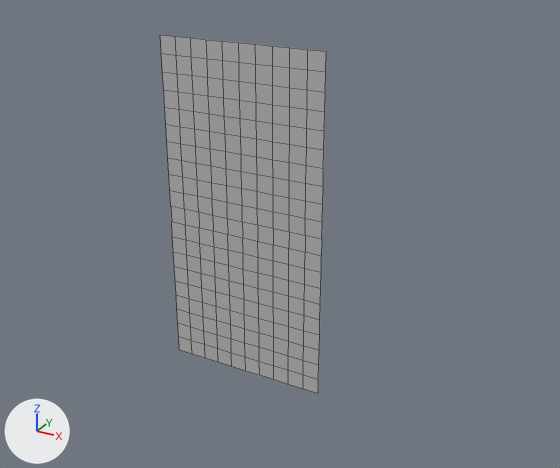
The FBX model DungeonChef/Assets/Meshs/G_TileCharacter_01.fbx: old version first, new version second.
The view is the same before and after, from a 50 mm camera at (1.87, -3.01, 2.35) aimed at (0.17, 0.07, 0.81). Lighting does not change. The marker at lower left points along +X, +Y and +Z. Mesh edges are drawn as thin lines. Where no turn or scale is listed for an object, it has been applied to the vertices.

In view in the first picture: 'G_Tile_Character_01'.
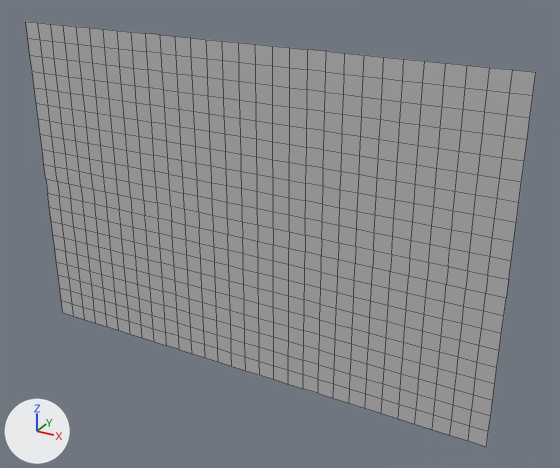
Boxes [x1, y1, x2, y2] around the edits, measured in the pictures (560 x 468 px):
'G_Tile_Character_01', reshaped (206% wider, 19% taller)
    before: [160, 35, 326, 393]
    after: [26, 21, 536, 447]
part 1 of me_mesh, added
    after: [318, 51, 536, 447]
part 2 of me_mesh, added
    after: [26, 21, 179, 349]

The change in detail:
me_mesh is used by ob_g_tile_character_01; location (0.0, 0.0, 0.0).
me_mesh had 231 vertices, 200 faces and spanned x -0.43..0.43, y 0.0, z 0.0..1.74.
me_mesh now has 651 vertices, 600 faces and spans x -1.3..1.3, y 0.0, z 0.0..1.74.
me_mesh part 1: 210 vertices added at x 0.52..1.3, y 0.0, z 0.0..1.74.
me_mesh part 2: 210 vertices added at x -1.3..-0.52, y 0.0, z 0.0..1.74.
